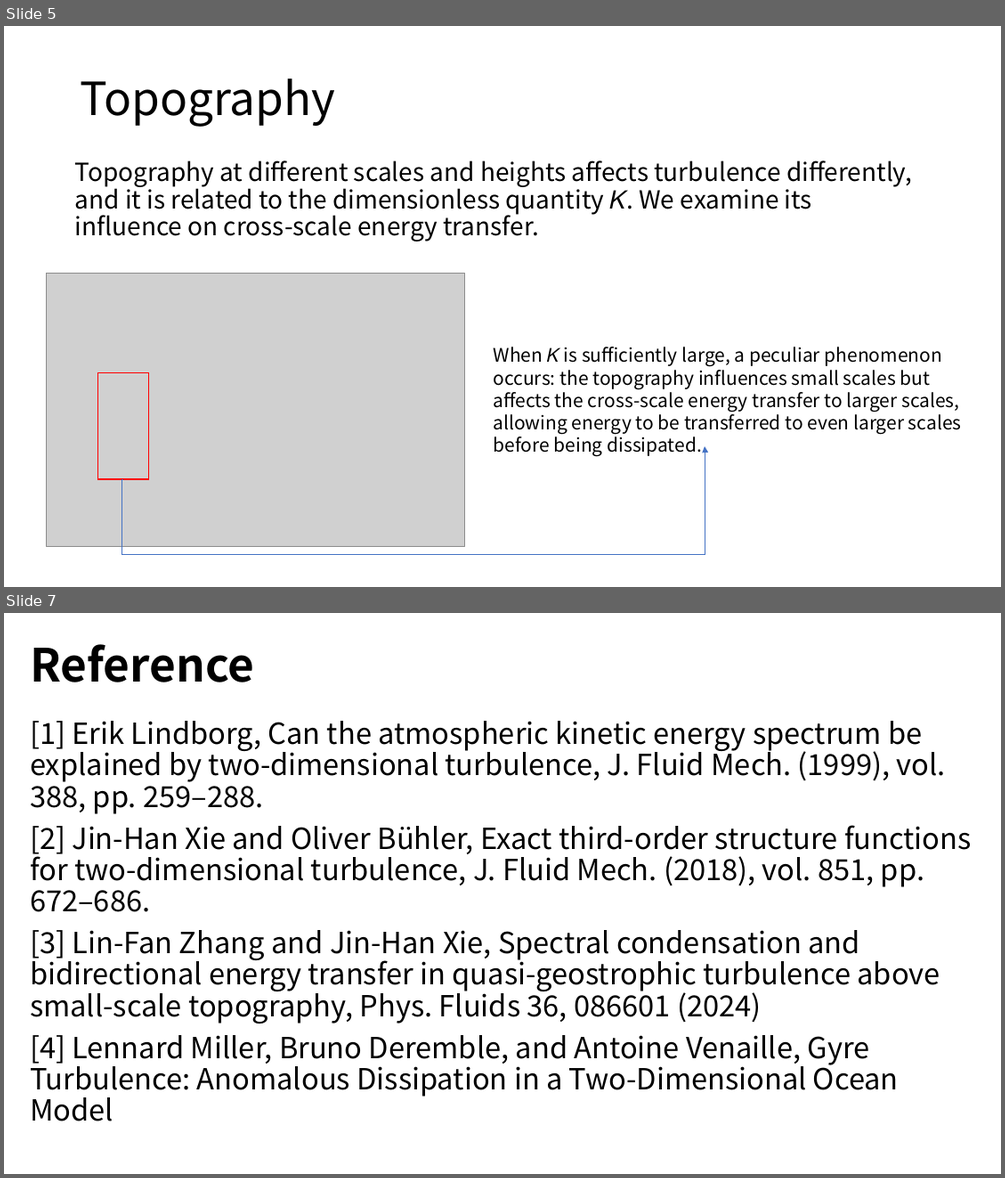
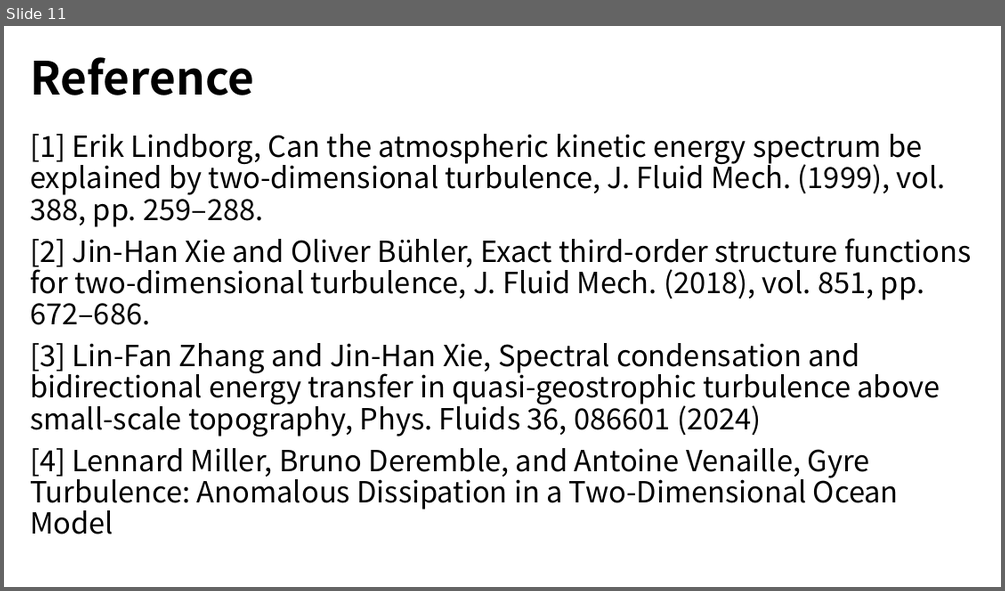
Before and after one commit to yangziang03/yangziang03.github.io, a slide deck: mypaper/thesis/Research1.pptx. Shown one above the other, each under a label of ours: slides 5 and 7 before the commit, slide 11 after it; the slides between them are not shown. The pictures are 1005x1178 and 1005x591 pixels, drawn with LibreOffice and Linux fonts; fonts in the diff are those of the drawing; grey boxes stand for pictures. Boxes give left, top, right and bottom in pixels: in the first picture for what was removed or moved away, otherwise in the second. Text is boxed around its words. In the diff, an @@ line names an element or a change of style, - is before the commit and + after.

```diff
--- a/mypaper/thesis/Research1.pptx
+++ b/mypaper/thesis/Research1.pptx
@@ slide 5 removed at [4,26,1001,587], background #FFFFFF @@
@@ title removed at [80,79,335,127] @@
-Topography
@@ text removed at [75,160,912,241] @@
-Topography at different scales and heights affects turbulence differently, and it is related to the dimensionless quantity 𝐾. We examine its influence on cross-scale energy transfer.
@@ picture removed at [46,273,465,547] @@
@@ text removed at [494,346,962,434] @@
-When 𝐾 is sufficiently large, a peculiar phenomenon occurs: the topography influences small scales but affects the cross-scale energy transfer to larger scales, allowing energy to be transferred to even larger scales before being dissipated.
@@ rectangle removed at [98,373,149,479] @@
@@ elbow arrow removed from (198, 554) to (704, 446) @@
@@ elbow line removed from (123, 479) to (198, 554) @@
@@ what was slide 7 is now slide 11 @@
```
Also in this commit, not shown: 1 slide changed, 9 slides added, 4 other slides removed, 1 other file.
